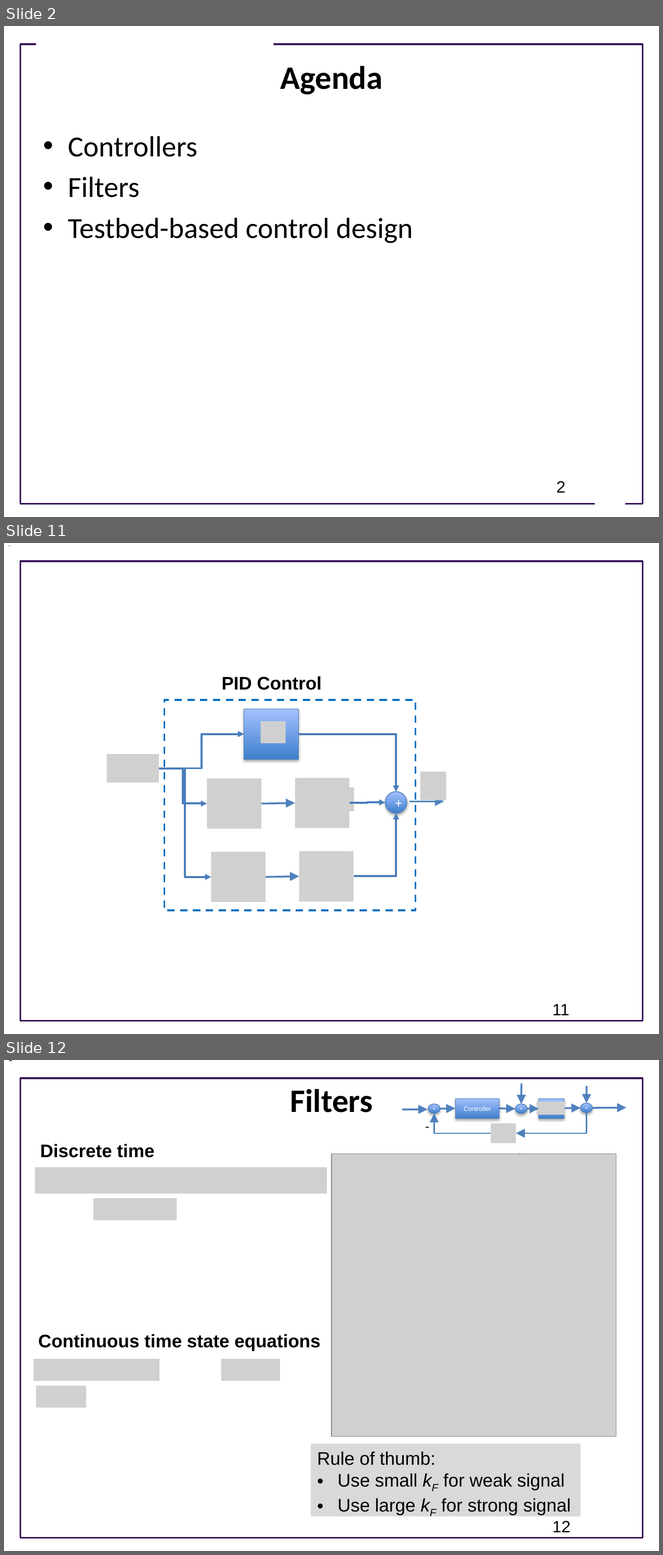
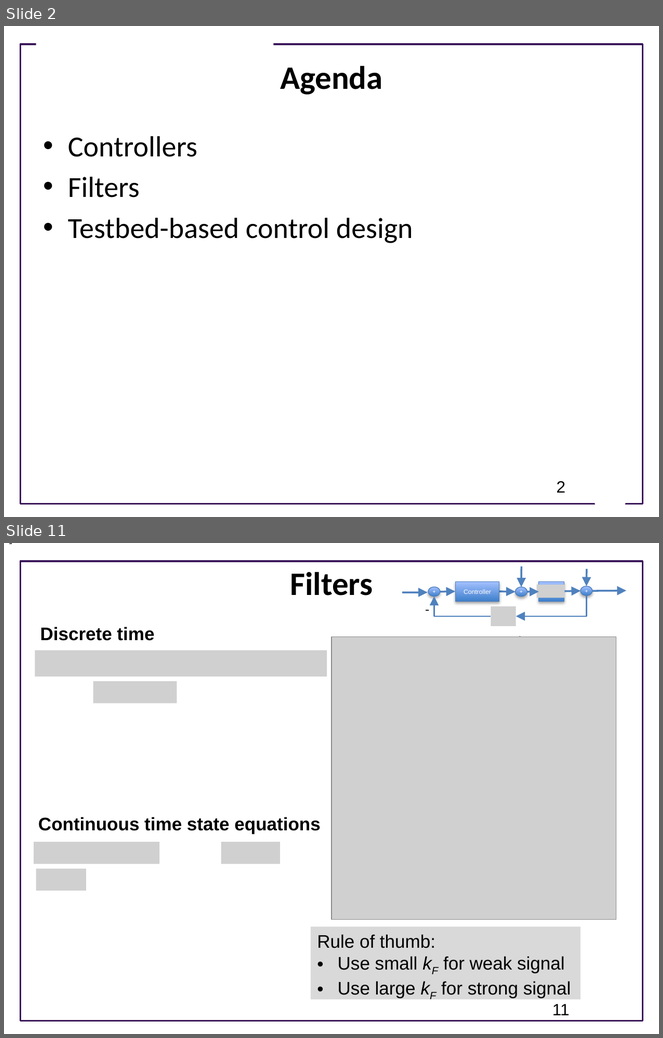
Before and after one commit to joseph-hellerstein/advanced-controls-lectures, a slide deck: lectures/lecture_02-elements-of-closed-loop-systems/elements_of_closed_loop_systems.pptx. Shown one above the other, each under a label of ours: slides 2, 11 and 12 before the commit, slides 2 and 11 after it; the slides between them are not shown. The pictures are 663x1555 and 663x1038 pixels, drawn with LibreOffice and Linux fonts; fonts in the diff are those of the drawing; grey boxes stand for pictures; background and template pictures are left out. Boxes give left, top, right and bottom in pixels: in the first picture for what was removed or moved away, otherwise in the second. Text is boxed around its words. In the diff, an @@ line names an element or a change of style, - is before the commit and + after.

```diff
--- a/lectures/lecture_02-elements-of-closed-loop-systems/elements_of_closed_loop_systems.pptx
+++ b/lectures/lecture_02-elements-of-closed-loop-systems/elements_of_closed_loop_systems.pptx
@@ slide 11 removed at (4,543,659,1034), background #FFFFFF; not listed: 1 template element that a slide beside it also shows @@
@@ text removed at (222,676,322,690) @@
-PID Control
@@ rectangle removed at (165,700,415,911) @@
@@ rectangle removed at (244,709,298,760) @@
@@ picture removed at (261,721,286,744) @@
@@ elbow arrow removed from (159, 768) to (244, 734) @@
@@ elbow arrow removed from (299, 734) to (397, 792) @@
@@ picture removed at (107,754,159,783) @@
@@ elbow arrow removed from (159, 768) to (207, 804) @@
@@ elbow arrow removed from (159, 768) to (211, 877) @@
@@ picture removed at (421,772,447,800) @@
@@ picture removed at (207,779,261,830) @@
@@ picture removed at (295,778,349,828) @@
@@ picture removed at (328,787,354,811) @@
@@ ellipse removed at (385,792,407,813) @@
-+
@@ arrow removed from (261, 804) to (295, 803) @@
@@ elbow arrow removed from (349, 803) to (385, 802) @@
@@ arrow removed from (410, 802) to (444, 802) @@
@@ elbow arrow removed from (354, 876) to (397, 813) @@
@@ picture removed at (211,852,266,903) @@
@@ picture removed at (299,851,354,902) @@
@@ arrow removed from (266, 877) to (299, 876) @@
@@ page number removed at (553,1004,570,1016) @@
-11
@@ what was slide 12 is now slide 11 @@
@@ page number at (553,1004,570,1016): text changed @@
-12
+11
```
Also in this commit, not shown: 9 slides changed.
